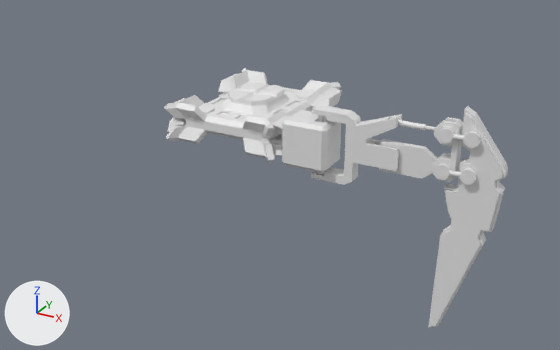
An edit to the Blender file Assets/GrappleHookGameAssets/Blender/giant_robot.blend, drawn before and after from the same camera.
Both versions are drawn from a camera (50 mm lens) standing at (25.6, -43.3, 17.3) and looking at (1.6, 0.4, -4.6). Every picture has the same lights, and +X, +Y and +Z are marked at lower left.

Names of what the first picture shows: 'Body', 'LegBase', 'LegEnd', 'LegHinge', 'LegJoint'.
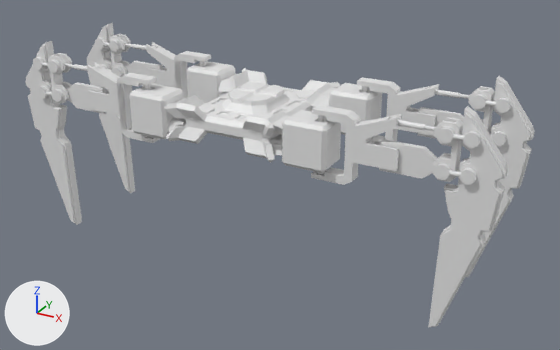
Where the newer file only moved an object's origin or applied its transform, the numbers keep the older frame.

Changed parts and their boxes (x1, y1, x2, y2) in the pictures (560 x 350 px):
'LegEnd.003', added
    after: (25, 41, 82, 225)
'LegEnd.001', added
    after: (466, 76, 535, 277)
'LegEnd.002', added
    after: (87, 23, 135, 193)
'LegHinge.003', added
    after: (87, 62, 160, 143)
'LegHinge.001', added
    after: (357, 77, 439, 141)
'front_right_leg_base', added
    after: (129, 84, 184, 139)
'LegHinge.002', added
    after: (146, 42, 211, 98)
'back_left_leg_base', added
    after: (329, 83, 382, 135)
'back_right_leg_base', added
    after: (186, 61, 236, 103)
'LegJoint.003', added
    after: (67, 82, 106, 114)
'LegJoint.001', added
    after: (418, 107, 464, 138)
'LegJoint.002', added
    after: (126, 61, 163, 86)
'LegCylinder.001', added
    after: (430, 87, 461, 98)
'LegCylinder.003', added
    after: (73, 64, 100, 71)
'LegCylinder.002', added
    after: (133, 44, 157, 50)
'LegPiston.001', added
    after: (459, 94, 469, 99)
'LegPiston.003', added
    after: (63, 60, 74, 68)

The change, as a diff of the scene's bpy script:
```diff
--- a/Assets/GrappleHookGameAssets/Blender/giant_robot.blend.py
+++ b/Assets/GrappleHookGameAssets/Blender/giant_robot.blend.py
@@ ob_legpiston_003 @@
+ob_legpiston_003 = bpy.data.objects.new('LegPiston.003', me_cube_043)  # 48 vertices, 25 faces; spans x -1.49..0.17, y -0.17..0.17, z -0.17..0.17
+ob_legpiston_003.location = (-14.28, -3.32, 2.15)
+ob_legpiston_003.rotation_euler = (0.0, 0.0, 3.142)  # degrees (0, 0, 180)
+ob_legpiston_003.scale = (1.49, 1.49, 1.49)
@@ ob_legcylinder_003 @@
+ob_legcylinder_003 = bpy.data.objects.new('LegCylinder.003', me_cube_007.copy())  # the mesh of ob_legcylinder
+ob_legcylinder_003.location = (-11.11, -3.32, 2.15)
+ob_legcylinder_003.rotation_euler = (0.0, 0.0, 3.142)  # degrees (0, 0, 180)
+ob_legcylinder_003.scale = (1.49, 1.49, 1.49)
@@ ob_legjoint_003 @@
+ob_legjoint_003 = bpy.data.objects.new('LegJoint.003', me_cube_041)  # 16 vertices, 14 faces; spans x -1.05..1.39, y -0.12..0.12, z -0.62..0.62
+ob_legjoint_003.location = (-12.0, -3.32, 0.0)
+ob_legjoint_003.rotation_euler = (0.0, 0.0, 3.142)  # degrees (0, 0, 180)
+ob_legjoint_003.scale = (1.49, 1.49, 1.49)
@@ ob_legend_003 @@
+ob_legend_003 = bpy.data.objects.new('LegEnd.003', me_cube_040)  # 1018 vertices, 582 faces, 1 loose edge; spans x -1.01..1.72, y -0.51..0.51, z -7.54..2.1
+ob_legend_003.location = (-15.15, -3.32, 0.56)
+ob_legend_003.rotation_euler = (0.0, 0.0, 3.142)  # degrees (0, 0, 180)
+ob_legend_003.scale = (1.49, 1.49, 1.49)
@@ ob_front_right_leg_base @@
+ob_front_right_leg_base = bpy.data.objects.new('front_right_leg_base', me_cube_039)  # 58 vertices, 60 faces; spans x -1.15..0.85, y -0.81..0.81, z -1.0..1.0
+ob_front_right_leg_base.location = (-6.07, -3.32, 0.0)
+ob_front_right_leg_base.rotation_euler = (0.0, 0.0, 1574.0)  # degrees (0, 0, 184)
+ob_front_right_leg_base.scale = (1.49, 1.49, 1.49)
@@ ob_leghinge_003 @@
+ob_leghinge_003 = bpy.data.objects.new('LegHinge.003', me_cube_038)  # 144 vertices, 116 faces; spans x -1.2..2.49, y -0.3..0.3, z -1.67..1.54
+ob_leghinge_003.location = (-7.89, -3.32, 0.25)
+ob_leghinge_003.rotation_euler = (0.0, 0.0, 3.142)  # degrees (0, 0, 180)
+ob_leghinge_003.scale = (1.49, 1.49, 1.49)
@@ ob_legcylinder_002 @@
+ob_legcylinder_002 = bpy.data.objects.new('LegCylinder.002', me_cube_007.copy())  # the mesh of ob_legcylinder
+ob_legcylinder_002.location = (-11.11, 3.32, 2.15)
+ob_legcylinder_002.rotation_euler = (0.0, 0.0, 3.142)  # degrees (0, 0, 180)
+ob_legcylinder_002.scale = (1.49, 1.49, 1.49)
@@ ob_legjoint_002 @@
+ob_legjoint_002 = bpy.data.objects.new('LegJoint.002', me_cube_041.copy())
+ob_legjoint_002.location = (-12.0, 3.32, 0.0)
+ob_legjoint_002.rotation_euler = (0.0, 0.0, 3.142)  # degrees (0, 0, 180)
+ob_legjoint_002.scale = (1.49, 1.49, 1.49)
@@ ob_legend_002 @@
+ob_legend_002 = bpy.data.objects.new('LegEnd.002', me_cube_040.copy())
+ob_legend_002.location = (-15.15, 3.32, 0.56)
+ob_legend_002.rotation_euler = (0.0, 0.0, 3.142)  # degrees (0, 0, 180)
+ob_legend_002.scale = (1.49, 1.49, 1.49)
@@ ob_back_right_leg_base @@
+ob_back_right_leg_base = bpy.data.objects.new('back_right_leg_base', me_cube_039.copy())
+ob_back_right_leg_base.location = (-6.07, 3.32, 0.0)
+ob_back_right_leg_base.rotation_euler = (0.0, 0.0, 1574.0)  # degrees (0, 0, 184)
+ob_back_right_leg_base.scale = (1.49, 1.49, 1.49)
@@ ob_leghinge_002 @@
+ob_leghinge_002 = bpy.data.objects.new('LegHinge.002', me_cube_038.copy())
+ob_leghinge_002.location = (-7.89, 3.32, 0.25)
+ob_leghinge_002.rotation_euler = (0.0, 0.0, 3.142)  # degrees (0, 0, 180)
+ob_leghinge_002.scale = (1.49, 1.49, 1.49)
@@ ob_legpiston_001 @@
+ob_legpiston_001 = bpy.data.objects.new('LegPiston.001', me_cube_043.copy())
+ob_legpiston_001.location = (14.29, 3.32, 2.15)
+ob_legpiston_001.scale = (1.49, 1.49, 1.49)
@@ ob_legcylinder_001 @@
+ob_legcylinder_001 = bpy.data.objects.new('LegCylinder.001', me_cube_007.copy())  # the mesh of ob_legcylinder
+ob_legcylinder_001.location = (11.11, 3.32, 2.15)
+ob_legcylinder_001.scale = (1.49, 1.49, 1.49)
@@ ob_legjoint_001 @@
+ob_legjoint_001 = bpy.data.objects.new('LegJoint.001', me_cube_041.copy())
+ob_legjoint_001.location = (12.0, 3.32, 0.0)
+ob_legjoint_001.scale = (1.49, 1.49, 1.49)
@@ ob_legend_001 @@
+ob_legend_001 = bpy.data.objects.new('LegEnd.001', me_cube_040.copy())
+ob_legend_001.location = (15.16, 3.32, 0.56)
+ob_legend_001.scale = (1.49, 1.49, 1.49)
@@ ob_back_left_leg_base @@
+ob_back_left_leg_base = bpy.data.objects.new('back_left_leg_base', me_cube_039.copy())
+ob_back_left_leg_base.location = (6.07, 3.32, 0.0)
+ob_back_left_leg_base.scale = (1.49, 1.49, 1.49)
@@ ob_leghinge_001 @@
+ob_leghinge_001 = bpy.data.objects.new('LegHinge.001', me_cube_038.copy())
+ob_leghinge_001.location = (7.89, 3.32, 0.25)
+ob_leghinge_001.scale = (1.49, 1.49, 1.49)
```
